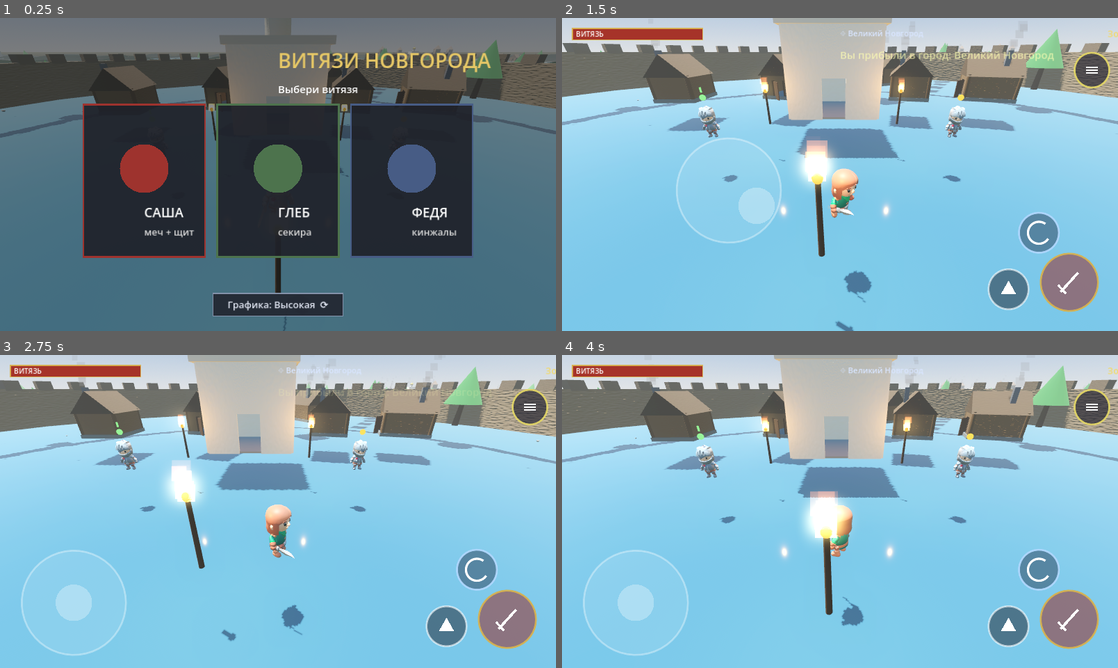
Above: before the commit, frames 1-4 (two rows, left to right).
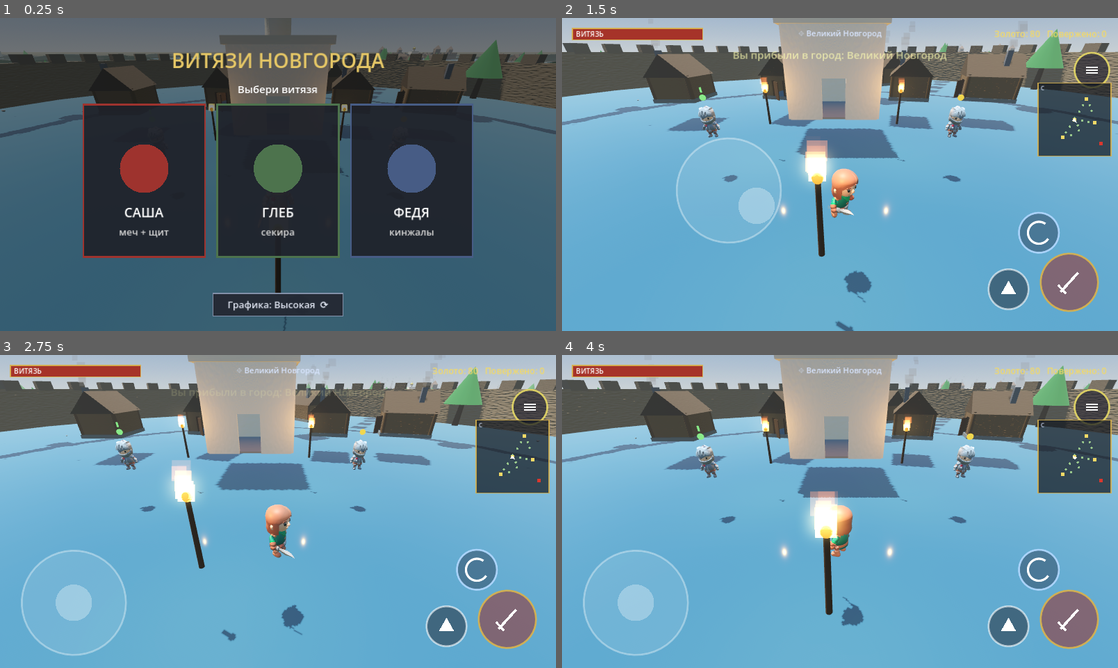
Above: after the commit, the same moments.

Repository: crucian1812-a11y/ar
Game: Godot game, scene res://Main.tscn
Same seed, same stepped clock (60 frames per second), same inputs: the game is played once before the commit and once after it.
Inputs (mouse positions are in pixels of both pictures, inside the frame that each line leads up to):
- Up to frame 1 (0.25 s): no input
- Up to frame 2 (1.5 s): move the mouse to (962, 158) at 0.52 s; click (962, 158) at 0.67 s; drag from (728, 190) to (812, 237) at 1.27 s
- Up to frame 3 (2.75 s): move the mouse to (333, 442) at 2.02 s; click (333, 442) at 2.17 s
- Up to frame 4 (4 s): drag from (812, 574) to (673, 464) at 2.77 s; move the mouse to (1006, 558) at 3.52 s; click (1006, 558) at 3.67 s

The runs differ from the first frame. In frame 1, 2.9% of the frame differs, in the area x 21-89%, y 11-71%; in frame 2, 89%; in frame 3, 89%; in frame 4, 90%, in the area x 0-100%, y 0-100%.

Commit message:
vityazi3d: fix HUD/shop text overflow, tone down exposure, add minimap
- Fixed right/centre-aligned strings that overflowed off-screen (gold &
  kills HUD, shop prices, shop/menu/end-screen titles) — they now pass a
  proper width region so alignment works.
- Reduced over-exposure: lower sun/ambient energy, filmic exposure 0.85,
  much more restrained bloom (higher threshold, lower intensity) so the
  scene no longer washes out to white.
- Added a minimap (top-right) showing cities, villages, Сарай-Бату and
  the player's position/heading.

Co-Authored-By: Claude Opus 4.8 <noreply@anthropic.com>
Claude-Session: https://claude.ai/code/session_01Ybzc4D61QXnypTQH2Ro8uP

Diff:
--- a/vityazi3d/Main.gd
+++ b/vityazi3d/Main.gd
@@ -111,6 +111,7 @@
 	_spawn_player()
 	_setup_ui()
 	_build_preview_studio()
+	_setup_minimap()
 	_load_settings()
 	_apply_quality()
 	state = "menu"
@@ -118,6 +119,18 @@
 
 	if "--selftest" in OS.get_cmdline_user_args():
 		_run_selftest()
+
+func _setup_minimap() -> void:
+	controls.map_world = WORLD
+	var cs := []
+	for c in cities:
+		cs.append({"pos": Vector2(c["pos"].x, c["pos"].z), "name": c["name"]})
+	controls.map_cities = cs
+	var vs := []
+	for vc in village_centers:
+		vs.append(Vector2(vc.x, vc.z))
+	controls.map_villages = vs
+	controls.map_saray = Vector2(SARAY_POS.x, SARAY_POS.z)
 
 func _load_settings() -> void:
 	var cf := ConfigFile.new()
@@ -229,24 +242,25 @@
 	env.background_mode = Environment.BG_SKY
 	env.sky = sky
 	env.ambient_light_source = Environment.AMBIENT_SOURCE_SKY
-	env.ambient_light_energy = 0.5
+	env.ambient_light_energy = 0.32
 	env.fog_enabled = true
-	env.fog_light_color = Color(0.78, 0.82, 0.85)
-	env.fog_density = 0.0013
+	env.fog_light_color = Color(0.68, 0.72, 0.76)
+	env.fog_density = 0.0011
 	env.tonemap_mode = Environment.TONE_MAPPER_FILMIC
-	# subtle bloom so torches, fire and rare-weapon glow read
+	env.tonemap_exposure = 0.85
+	# restrained bloom — only genuinely bright sources (fire, glow) bloom, not the whole scene
 	env.glow_enabled = true
-	env.glow_intensity = 0.5
-	env.glow_strength = 0.9
-	env.glow_bloom = 0.08
-	env.glow_hdr_threshold = 1.05
+	env.glow_intensity = 0.28
+	env.glow_strength = 0.7
+	env.glow_bloom = 0.02
+	env.glow_hdr_threshold = 1.4
 	env.glow_blend_mode = Environment.GLOW_BLEND_MODE_ADDITIVE
 	we.environment = env
 	add_child(we)
 
 	sun = DirectionalLight3D.new()
 	sun.rotation_degrees = Vector3(-50, -120, 0)
-	sun.light_energy = 1.15
+	sun.light_energy = 0.95
 	sun.light_color = Color(1.0, 0.96, 0.88)
 	sun.shadow_enabled = true
 	add_child(sun)
@@ -256,12 +270,12 @@
 	var s := sin(day_t * TAU)
 	var up := clampf((s + 1.0) * 0.5, 0.0, 1.0)
 	sun.rotation_degrees = Vector3(lerp(-3.0, -85.0, up), -120.0, 0.0)
-	sun.light_energy = lerp(0.06, 1.2, up)
+	sun.light_energy = lerp(0.05, 0.95, up)
 	sun.light_color = Color(1.0, 0.7, 0.5).lerp(Color(1.0, 0.96, 0.88), up)
-	sky_mat.sky_top_color = Color(0.05, 0.06, 0.12).lerp(Color(0.32, 0.5, 0.74), up)
-	sky_mat.sky_horizon_color = Color(0.12, 0.11, 0.2).lerp(Color(0.80, 0.82, 0.83), up)
-	env.ambient_light_energy = lerp(0.2, 0.6, up)
-	env.fog_light_color = Color(0.10, 0.12, 0.22).lerp(Color(0.78, 0.82, 0.85), up)
+	sky_mat.sky_top_color = Color(0.05, 0.06, 0.12).lerp(Color(0.30, 0.47, 0.70), up)
+	sky_mat.sky_horizon_color = Color(0.12, 0.11, 0.2).lerp(Color(0.74, 0.78, 0.80), up)
+	env.ambient_light_energy = lerp(0.16, 0.4, up)
+	env.fog_light_color = Color(0.10, 0.12, 0.22).lerp(Color(0.68, 0.72, 0.76), up)
 
 # ---------------- terrain ----------------
 
@@ -1438,6 +1452,9 @@
 		controls.hp_frac = clampf(player.hp / player.max_hp, 0.0, 1.0)
 		controls.kills = kills
 		controls.gold = player.gold
+		controls.player_pos = Vector2(player.global_position.x, player.global_position.z)
+		if player.model:
+			controls.player_yaw = player.model.rotation.y
 		if quest_active and quest_idx < quests.size():
 			var q = quests[quest_idx]
 			controls.quest_hud = "%s  %d/%d" % [q["title"], _quest_progress(), q["target"]]
--- a/vityazi3d/TouchControls.gd
+++ b/vityazi3d/TouchControls.gd
@@ -21,6 +21,13 @@
 var gold := 0
 var can_interact := false
 var region := ""
+# minimap
+var map_world := 460.0
+var map_cities: Array = []     # [{pos:Vector2, name}]
+var map_villages: Array = []   # [Vector2]
+var map_saray := Vector2.ZERO
+var player_pos := Vector2.ZERO
+var player_yaw := 0.0
 var toast := ""
 var toast_t := 0.0
 
@@ -398,14 +405,15 @@
 	draw_rect(Rect2(bx, by, bw, bh), Color(0.85, 0.7, 0.3, 0.9), false, 2.0)
 	if font:
 		draw_string(font, Vector2(bx + 8, by + 19), "ВИТЯЗЬ", HORIZONTAL_ALIGNMENT_LEFT, -1, 16, Color.WHITE)
-		draw_string(font, Vector2(v.x - 24, by + 20), "Золото: %d   Повержено: %d" % [gold, kills], HORIZONTAL_ALIGNMENT_RIGHT, -1, 20, Color(0.95, 0.85, 0.4))
+		draw_string(font, Vector2(bx, by + 20), "Золото: %d   Повержено: %d" % [gold, kills], HORIZONTAL_ALIGNMENT_RIGHT, v.x - bx - 26.0, 20, Color(0.95, 0.85, 0.4))
 		if region != "":
-			draw_string(font, Vector2(v.x * 0.5, by + 18), "⌖ " + region, HORIZONTAL_ALIGNMENT_CENTER, -1, 18, Color(0.85, 0.9, 1.0))
+			draw_string(font, Vector2(0, by + 18), "⌖ " + region, HORIZONTAL_ALIGNMENT_CENTER, v.x, 18, Color(0.85, 0.9, 1.0))
 		if quest_hud != "":
 			draw_string(font, Vector2(bx + 4, by + bh + 24), "✦ " + quest_hud, HORIZONTAL_ALIGNMENT_LEFT, -1, 18, Color(0.55, 0.9, 0.55))
 		if toast_t > 0.0:
 			var a := clampf(toast_t / 2.5, 0.0, 1.0)
-			draw_string(font, Vector2(v.x * 0.5, by + 70), toast, HORIZONTAL_ALIGNMENT_CENTER, -1, 24, Color(1, 1, 0.7, a))
+			draw_string(font, Vector2(0, by + 70), toast, HORIZONTAL_ALIGNMENT_CENTER, v.x, 24, Color(1, 1, 0.7, a))
+	_draw_minimap()
 
 func _draw_shop() -> void:
 	var v := _vp()
@@ -416,7 +424,7 @@
 	draw_rect(p, Color(0.85, 0.7, 0.3, 0.9), false, 3.0)
 	if font:
 		draw_string(font, Vector2(p.position.x + 20, p.position.y + 42), "ЛАВКА ТОРГОВЦА", HORIZONTAL_ALIGNMENT_LEFT, -1, 26, Color(0.95, 0.85, 0.4))
-		draw_string(font, Vector2(p.position.x + p.size.x * 0.5 - 70, p.position.y + 42), "Золото: %d" % gold, HORIZONTAL_ALIGNMENT_RIGHT, -1, 20, Color(0.95, 0.85, 0.4))
+		draw_string(font, Vector2(p.position.x + 20, p.position.y + 42), "Золото: %d" % gold, HORIZONTAL_ALIGNMENT_RIGHT, p.size.x * 0.46 - 20.0, 20, Color(0.95, 0.85, 0.4))
 	var cl := _shop_close()
 	draw_rect(cl, Color(0.4, 0.15, 0.13))
 	if font:
@@ -438,10 +446,10 @@
 			var nmcol := Color.WHITE
 			if st == "owned": nmcol = Color(0.55, 0.85, 0.5)
 			elif st == "poor": nmcol = Color(0.7, 0.55, 0.55)
-			draw_string(font, r.position + Vector2(10, 23), String(row.get("name", "")), HORIZONTAL_ALIGNMENT_LEFT, r.size.x - 90, 16, nmcol)
+			draw_string(font, r.position + Vector2(10, 23), String(row.get("name", "")), HORIZONTAL_ALIGNMENT_LEFT, r.size.x - 86, 16, nmcol)
 			var ptxt := "✓" if st == "owned" else ("%d з." % int(row.get("price", 0)))
 			var pcol := Color(0.55, 0.85, 0.5) if st == "owned" else (Color(0.95, 0.85, 0.4) if st != "poor" else Color(0.8, 0.45, 0.4))
-			draw_string(font, Vector2(r.position.x + r.size.x - 14, r.position.y + 23), ptxt, HORIZONTAL_ALIGNMENT_RIGHT, -1, 16, pcol)
+			draw_string(font, Vector2(r.position.x, r.position.y + 23), ptxt, HORIZONTAL_ALIGNMENT_RIGHT, r.size.x - 10.0, 16, pcol)
 	# scroll buttons
 	var su := _shop_scroll_up()
 	var sd := _shop_scroll_down()
@@ -475,6 +483,35 @@
 	draw_rect(br, Color(0.6, 0.85, 0.5) if shop_buy_state == "ok" else Color(0.5, 0.45, 0.4), false, 2.5)
 	if font:
 		draw_string(font, Vector2(br.position.x, br.position.y + 34), shop_buy_text, HORIZONTAL_ALIGNMENT_CENTER, br.size.x, 22, Color.WHITE)
+
+func _map_pt(w: Vector2, m: Rect2) -> Vector2:
+	var nx := clampf(w.x / map_world * 0.5 + 0.5, 0.0, 1.0)
+	var ny := clampf(w.y / map_world * 0.5 + 0.5, 0.0, 1.0)
+	return m.position + Vector2(nx * m.size.x, ny * m.size.y)
+
+func _draw_minimap() -> void:
+	if state != 1:
+		return
+	var v := _vp()
+	var font := ThemeDB.fallback_font
+	var s := 168.0
+	var m := Rect2(v.x - s - 16.0, 150.0, s, s)
+	draw_rect(m, Color(0.07, 0.09, 0.12, 0.72))
+	draw_rect(m, Color(0.85, 0.7, 0.3, 0.85), false, 2.0)
+	for vc in map_villages:
+		draw_circle(_map_pt(vc, m), 2.6, Color(0.6, 0.78, 0.55))
+	for c in map_cities:
+		var pt := _map_pt(c["pos"], m)
+		draw_rect(Rect2(pt.x - 4, pt.y - 4, 8, 8), Color(0.95, 0.85, 0.4))
+	var sp := _map_pt(map_saray, m)
+	draw_rect(Rect2(sp.x - 4, sp.y - 4, 8, 8), Color(0.85, 0.22, 0.18))
+	# player arrow (heading)
+	var pp := _map_pt(player_pos, m)
+	var fwd := Vector2(sin(player_yaw), cos(player_yaw))
+	var rgt := Vector2(fwd.y, -fwd.x)
+	draw_colored_polygon(PackedVector2Array([pp + fwd * 7.0, pp - fwd * 4.0 + rgt * 4.0, pp - fwd * 4.0 - rgt * 4.0]), Color.WHITE)
+	if font:
+		draw_string(font, Vector2(m.position.x + 6, m.position.y + 16), "С", HORIZONTAL_ALIGNMENT_LEFT, -1, 13, Color(0.8, 0.85, 0.95))
 
 func _draw_item_icon(r: Rect2, icon: String) -> void:
 	var c := r.position + r.size * 0.5
@@ -593,8 +630,8 @@
 	var font := ThemeDB.fallback_font
 	draw_rect(Rect2(0, 0, v.x, v.y), Color(0, 0, 0, 0.45))
 	if font:
-		draw_string(font, Vector2(v.x * 0.5, v.y * 0.16), "ВИТЯЗИ НОВГОРОДА", HORIZONTAL_ALIGNMENT_CENTER, -1, 46, Color(0.9, 0.78, 0.4))
-		draw_string(font, Vector2(v.x * 0.5, v.y * 0.24), "Выбери витязя", HORIZONTAL_ALIGNMENT_CENTER, -1, 24, Color.WHITE)
+		draw_string(font, Vector2(0, v.y * 0.16), "ВИТЯЗИ НОВГОРОДА", HORIZONTAL_ALIGNMENT_CENTER, v.x, 46, Color(0.9, 0.78, 0.4))
+		draw_string(font, Vector2(0, v.y * 0.24), "Выбери витязя", HORIZONTAL_ALIGNMENT_CENTER, v.x, 24, Color.WHITE)
 	for i in range(3):
 		var r := _char_rect(i)
 		var c: Color = CHARS[i][2]
@@ -604,8 +641,8 @@
 		var cy := r.position.y + r.size.y * 0.42
 		draw_circle(Vector2(cx, cy), r.size.x * 0.20, c)
 		if font:
-			draw_string(font, Vector2(cx, r.position.y + r.size.y * 0.74), CHARS[i][0], HORIZONTAL_ALIGNMENT_CENTER, -1, 30, Color.WHITE)
-			draw_string(font, Vector2(cx, r.position.y + r.size.y * 0.86), CHARS[i][1], HORIZONTAL_ALIGNMENT_CENTER, -1, 22, Color(0.85, 0.85, 0.85))
+			draw_string(font, Vector2(r.position.x, r.position.y + r.size.y * 0.74), CHARS[i][0], HORIZONTAL_ALIGNMENT_CENTER, r.size.x, 30, Color.WHITE)
+			draw_string(font, Vector2(r.position.x, r.position.y + r.size.y * 0.86), CHARS[i][1], HORIZONTAL_ALIGNMENT_CENTER, r.size.x, 22, Color(0.85, 0.85, 0.85))
 	# graphics quality toggle
 	var qb := _quality_btn()
 	draw_rect(qb, Color(0.14, 0.16, 0.20, 0.95))
@@ -618,6 +655,6 @@
 	var font := ThemeDB.fallback_font
 	draw_rect(Rect2(0, 0, v.x, v.y), Color(0, 0, 0, 0.6))
 	if font:
-		draw_string(font, Vector2(v.x * 0.5, v.y * 0.42), title, HORIZONTAL_ALIGNMENT_CENTER, -1, 56, col)
-		draw_string(font, Vector2(v.x * 0.5, v.y * 0.54), "Повержено врагов: %d   Золото: %d" % [kills, gold], HORIZONTAL_ALIGNMENT_CENTER, -1, 24, Color.WHITE)
-		draw_string(font, Vector2(v.x * 0.5, v.y * 0.66), "Коснись, чтобы вернуться в меню", HORIZONTAL_ALIGNMENT_CENTER, -1, 22, Color(0.85, 0.85, 0.85))
+		draw_string(font, Vector2(0, v.y * 0.42), title, HORIZONTAL_ALIGNMENT_CENTER, v.x, 56, col)
+		draw_string(font, Vector2(0, v.y * 0.54), "Повержено врагов: %d   Золото: %d" % [kills, gold], HORIZONTAL_ALIGNMENT_CENTER, v.x, 24, Color.WHITE)
+		draw_string(font, Vector2(0, v.y * 0.66), "Коснись, чтобы вернуться в меню", HORIZONTAL_ALIGNMENT_CENTER, v.x, 22, Color(0.85, 0.85, 0.85))
